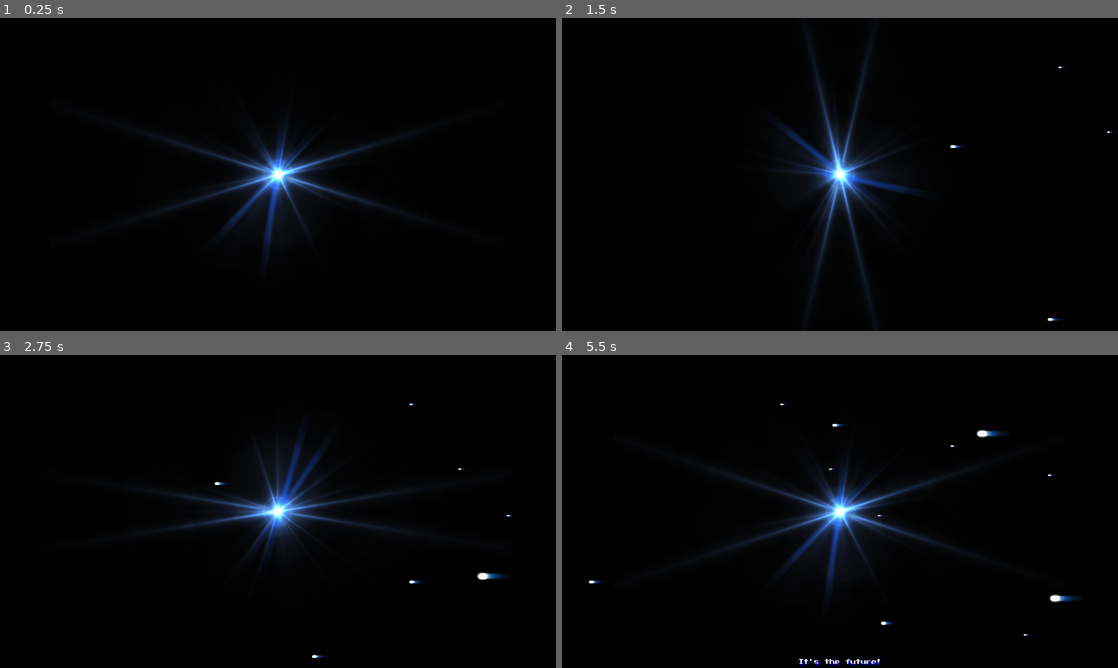
Above: before the commit, frames 1-4 (two rows, left to right).
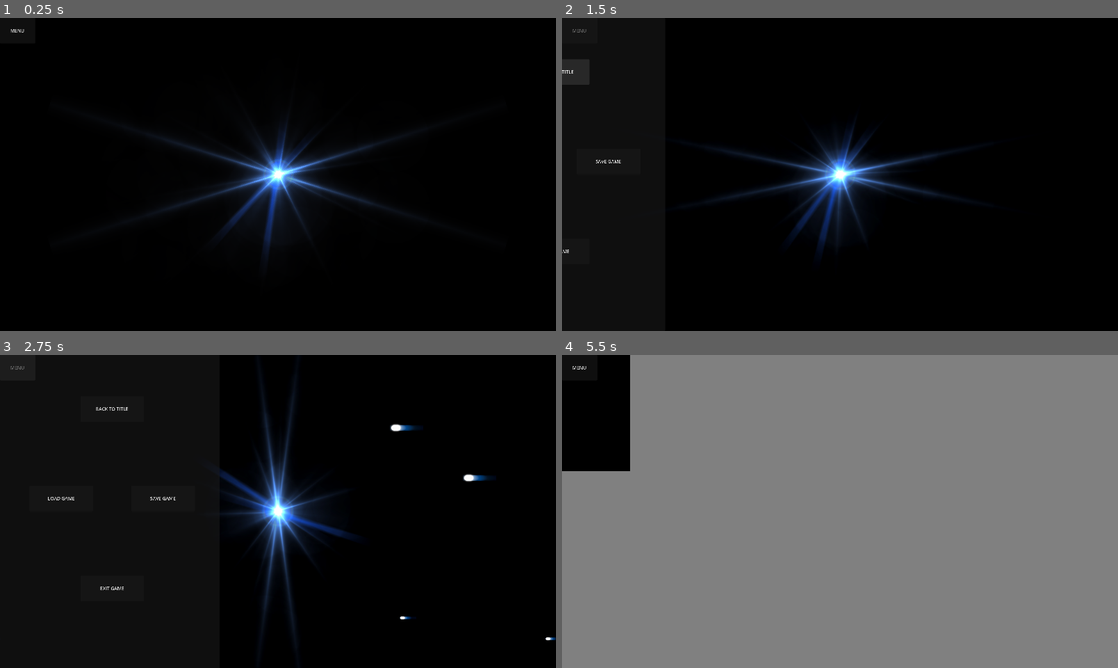
Above: after the commit, the same moments.

Repository: sveinjo/robot-rumble
Game: Godot game, scene res://scenes/credits.tscn
The game is run twice, just before and just after one commit, with the same random seed, the same clock (stepped at 60 frames per second) and the same inputs. Sound files missing from this copy of the repository are replaced by a short silence.
Inputs (mouse positions are in pixels of both pictures, inside the frame that each line leads up to):
- Up to frame 1 (0.25 s): no input
- Up to frame 2 (1.5 s): click (578, 30) at 0.5 s, where only the run after the commit has a clickable "MENU"; click (673, 71) at 1.25 s, where only the run after the commit has a clickable "BACK TO TITLE"
- Up to frame 3 (2.75 s): click (16, 367) at 2 s, where only the run after the commit has a clickable "MENU"
- Up to frame 4 (5.5 s): click (673, 408) at 2.75 s, where only the run after the commit has a clickable "BACK TO TITLE"; tap Enter at 3.5 s; move the mouse to (962, 495) at 3.52 s; hold D 3.53-4.28 s; tap Delete at 3.6 s; click (962, 495) at 3.67 s; move the mouse to (728, 527) at 4.27 s; hold S 4.28-5.03 s; tap Q at 4.35 s; click (728, 527) at 4.42 s; move the mouse to (895, 442) at 5.02 s; hold D from 5.03 s (still down); hold E from 5.03 s (still down); click (895, 442) at 5.17 s

The runs differ from the first frame. In frame 1, less than 0.1% of the frame differs, in the area x 1-5%, y 3-5%; in frame 2, 4.2%; in frame 3, 4.7%; in frame 4, 95%, in the area x 0-100%, y 0-100%.

Commit message:
Ported menu over to Godot.

Diff:
--- /dev/null
+++ b/diagame/scripts/common_menu.gd
@@ -0,0 +1,94 @@
+extends CanvasLayer
+
+const PANEL_WIDTH := 760.0
+const PANEL_SPEED := 2200.0
+const MENU_BUTTON_SIZE := Vector2(122, 88)
+
+var panel_open: bool = false
+
+var root_control: Control
+var menu_button: Button
+var panel: Panel
+var btn_start: Button
+var btn_load: Button
+var btn_save: Button
+var btn_exit: Button
+
+func _ready():
+	layer = 100
+
+	root_control = Control.new()
+	root_control.name = "Root"
+	root_control.mouse_filter = Control.MOUSE_FILTER_IGNORE
+	add_child(root_control)
+
+	menu_button = Button.new()
+	menu_button.name = "MenuButton"
+	menu_button.text = "MENU"
+	menu_button.position = Vector2.ZERO
+	menu_button.size = MENU_BUTTON_SIZE
+	menu_button.mouse_filter = Control.MOUSE_FILTER_STOP
+	menu_button.pressed.connect(_on_menu_pressed)
+	root_control.add_child(menu_button)
+
+	panel = Panel.new()
+	panel.name = "MenuPanel"
+	panel.position = Vector2(-PANEL_WIDTH, 0)
+	panel.size = Vector2(PANEL_WIDTH, get_viewport().get_visible_rect().size.y)
+	panel.mouse_filter = Control.MOUSE_FILTER_STOP
+	root_control.add_child(panel)
+
+	btn_start = _create_action_button("BACK TO TITLE", Vector2(278, 143), _on_start_pressed)
+	btn_load = _create_action_button("LOAD GAME", Vector2(102, 452), _on_load_pressed)
+	btn_save = _create_action_button("SAVE GAME", Vector2(454, 452), _on_save_pressed)
+	btn_exit = _create_action_button("EXIT GAME", Vector2(278, 761), _on_exit_pressed)
+
+	panel.add_child(btn_start)
+	panel.add_child(btn_load)
+	panel.add_child(btn_save)
+	panel.add_child(btn_exit)
+
+func _process(delta: float):
+	var vp_size: Vector2 = get_viewport().get_visible_rect().size
+	root_control.size = vp_size
+	panel.size.y = vp_size.y
+	panel.visible = panel_open or panel.position.x > -PANEL_WIDTH + 1.0
+
+	var target_x := 0.0 if panel_open else -PANEL_WIDTH
+	panel.position.x = move_toward(panel.position.x, target_x, PANEL_SPEED * delta)
+
+func _create_action_button(label: String, pos: Vector2, action: Callable) -> Button:
+	var b := Button.new()
+	b.text = label
+	b.position = pos
+	b.size = Vector2(220, 88)
+	b.mouse_filter = Control.MOUSE_FILTER_STOP
+	b.pressed.connect(action)
+	return b
+
+func _on_menu_pressed():
+	panel_open = not panel_open
+
+func _on_start_pressed():
+	panel_open = false
+	if ResourceLoader.exists("res://scenes/credits_3d.tscn"):
+		get_tree().change_scene_to_file("res://scenes/credits_3d.tscn")
+	elif ResourceLoader.exists("res://scenes/credits.tscn"):
+		get_tree().change_scene_to_file("res://scenes/credits.tscn")
+
+func _on_load_pressed():
+	panel_open = false
+	if Global.load_game_state():
+		print("Save loaded")
+	else:
+		print("No save found")
+
+func _on_save_pressed():
+	panel_open = false
+	if Global.save_game_state():
+		print("Game saved")
+	else:
+		print("Save failed")
+
+func _on_exit_pressed():
+	get_tree().quit()
--- a/diagame/scripts/global.gd
+++ b/diagame/scripts/global.gd
@@ -30,6 +30,7 @@
 var speechBubbles: bool = true
 
 var arcade_font: Font
+var common_menu: CanvasLayer
 
 func _ready():
 	# Set initial window mode to windowed
@@ -40,6 +41,21 @@
 
 	# Initialize arrays
 	initialize_game_data()
+
+	# Install shared menu overlay used across all rooms.
+	call_deferred("_install_common_menu")
+
+func _install_common_menu():
+	if common_menu != null:
+		return
+	if not ResourceLoader.exists("res://scripts/common_menu.gd"):
+		return
+	var menu_script: Script = load("res://scripts/common_menu.gd")
+	if menu_script == null:
+		return
+	common_menu = menu_script.new()
+	common_menu.name = "CommonMenu"
+	get_tree().root.add_child(common_menu)
 
 func initialize_game_data():
 	# Initialize mission array (1-9 for 3x3 grid)
@@ -184,6 +200,73 @@
 		return
 	seed_progression_data()
 
+func save_game_state(path: String = "user://savegame.json") -> bool:
+	var save_data: Dictionary = {
+		"version": 1,
+		"base_overtaken": base_overtaken,
+		"intMissionSelected": intMissionSelected,
+		"arrayHeroes": arrayHeroes.duplicate(true),
+		"arrayMissions": arrayMissions.duplicate(true),
+		"arrayEngageSlots": arrayEngageSlots.duplicate(true),
+		"arrayFightingHeroes": arrayFightingHeroes.duplicate(true),
+		"intBattleWinChance": intBattleWinChance,
+		"winFlag": winFlag
+	}
+	var f := FileAccess.open(path, FileAccess.WRITE)
+	if f == null:
+		return false
+	f.store_string(JSON.stringify(save_data))
+	return true
+
+func load_game_state(path: String = "user://savegame.json") -> bool:
+	if not FileAccess.file_exists(path):
+		return false
+	var f := FileAccess.open(path, FileAccess.READ)
+	if f == null:
+		return false
+	var text := f.get_as_text()
+	var json := JSON.new()
+	var parse_err := json.parse(text)
+	if parse_err != OK:
+		return false
+	if not (json.data is Dictionary):
+		return false
+	var data: Dictionary = json.data
+
+	# Ensure static tables exist, then apply saved dynamic state.
+	ensure_ported_data()
+
+	base_overtaken = bool(data.get("base_overtaken", base_overtaken))
+	intMissionSelected = int(data.get("intMissionSelected", intMissionSelected))
+	intBattleWinChance = float(data.get("intBattleWinChance", intBattleWinChance))
+	winFlag = int(data.get("winFlag", winFlag))
+
+	var loaded_heroes: Variant = data.get("arrayHeroes", null)
+	if loaded_heroes is Array:
+		arrayHeroes = loaded_heroes.duplicate(true)
+		if arrayHeroes.size() < 6:
+			arrayHeroes.resize(6)
+
+	var loaded_missions: Variant = data.get("arrayMissions", null)
+	if loaded_missions is Array:
+		arrayMissions = loaded_missions.duplicate(true)
+		if arrayMissions.size() < 10:
+			arrayMissions.resize(10)
+
+	var loaded_engage: Variant = data.get("arrayEngageSlots", null)
+	if loaded_engage is Array:
+		arrayEngageSlots = loaded_engage.duplicate(true)
+		if arrayEngageSlots.size() < 4:
+			arrayEngageSlots.resize(4)
+
+	var loaded_fighting: Variant = data.get("arrayFightingHeroes", null)
+	if loaded_fighting is Array:
+		arrayFightingHeroes = loaded_fighting.duplicate(true)
+		if arrayFightingHeroes.size() < 4:
+			arrayFightingHeroes.resize(4)
+
+	return true
+
 func _process(_delta):
 	# Toggle fullscreen with Alt+Enter
 	if Input.is_action_just_pressed("toggle_fullscreen"):
Not shown, added: diagame/scripts/common_menu.gd.uid
